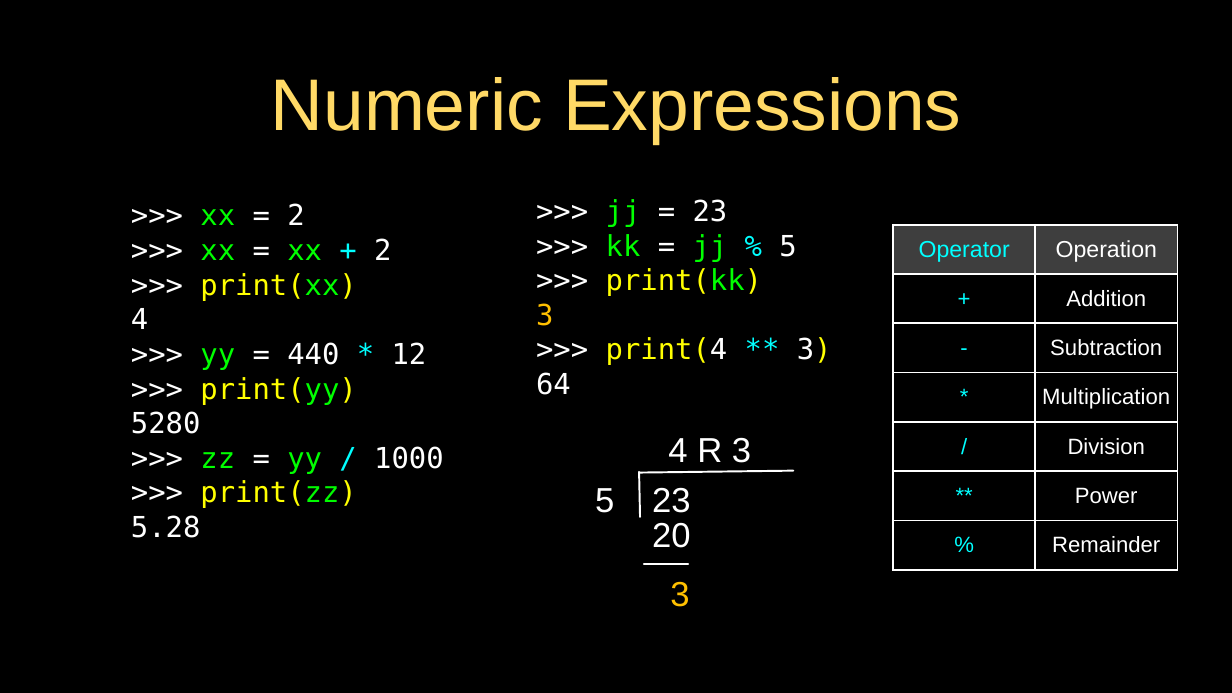
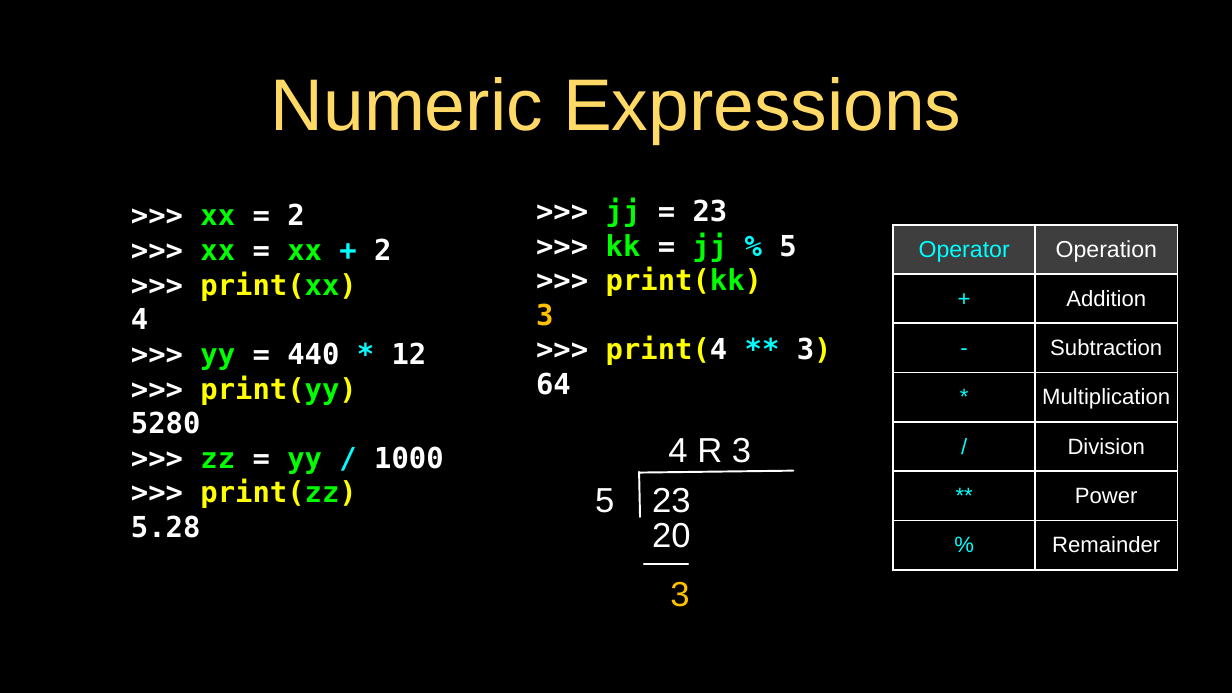
Before and after one commit to csev/py4e, a slide deck: slide 17 of lectures3/Pythonlearn-02-Expressions.pptx. Drawn at 1232x693 pixels with LibreOffice and Linux fonts; fonts in the diff are those of the drawing. Boxes give left, top, right and bottom in pixels: in the first picture for what was removed or moved away, otherwise in the second. Text is boxed around its words. In the diff, an @@ line names an element or a change of style, - is before the commit and + after.

Commit message:
Updates.

```diff
--- a/lectures3/Pythonlearn-02-Expressions.pptx
+++ b/lectures3/Pythonlearn-02-Expressions.pptx
@@ text ">>> xx = 2" at <box>131,203,444,538</box>: bold on @@
@@ text ">>> jj = 23" at <box>536,198,832,395</box>: bold on @@
```
